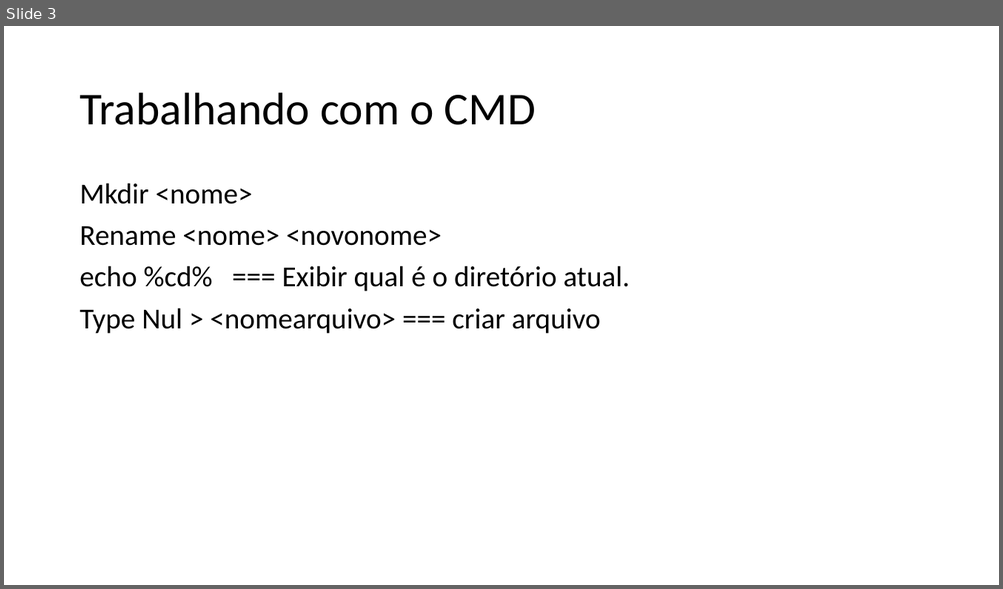
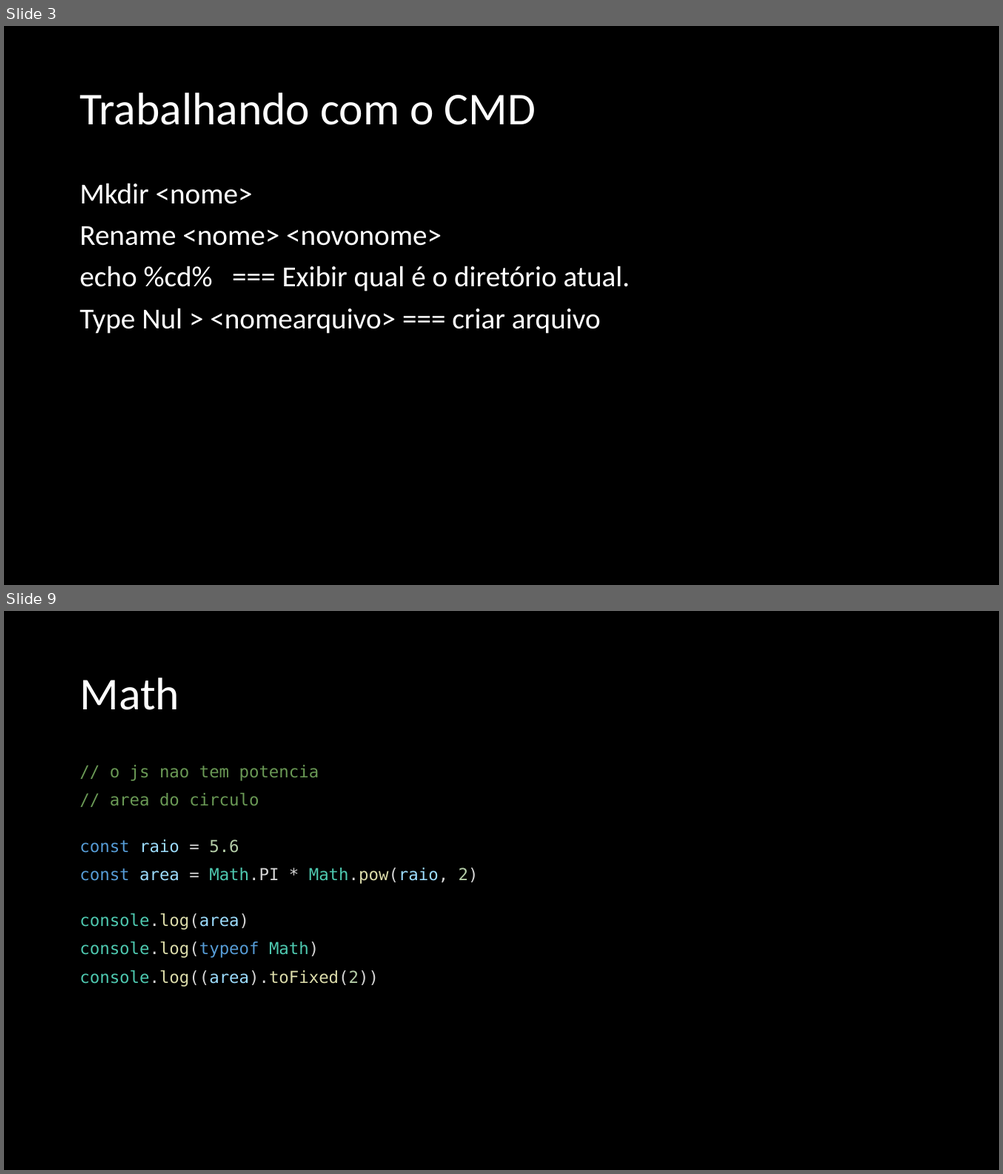
Before and after one commit to cesarfois/Curso_Udemy_Web_JS_COD3R, a slide deck: COD3R.pptx. Shown one above the other, each under a label of ours: slide 3 before the commit, slides 3 and 9 after it; the slides between them are not shown. The pictures are 1003x589 and 1003x1174 pixels, drawn with LibreOffice and Linux fonts; fonts in the diff are those of the drawing. Boxes give left, top, right and bottom in pixels: in the first picture for what was removed or moved away, otherwise in the second. Text is boxed around its words. In the diff, an @@ line names an element or a change of style, - is before the commit and + after.

```diff
--- a/COD3R.pptx
+++ b/COD3R.pptx
@@ slide 9 added at box(4, 611, 999, 1170), background #000000 @@
@@ title added at box(79, 678, 179, 710), 44 pt, text #FFFFFF @@
+Math
@@ text added at box(79, 765, 478, 987), 16 pt, text #6A9955 @@
+// o js nao tem potencia
+// area do circulo
+const raio = 5.6
+const area = Math.PI * Math.pow(raio, 2)
+console.log(area)
+console.log(typeof Math)
+console.log((area).toFixed(2))
@@ slide 3 changed as well @@
@@ background #FFFFFF to #000000 @@
@@ title "Trabalhando com o CMD" at box(79, 93, 535, 125): text colour #000000 to #FFFFFF @@
@@ text "Mkdir <nome>" at box(79, 183, 630, 334): text colour #000000 to #FFFFFF @@
```
Also in this commit, not shown: 2 other slides changed, 23 other slides added, 37 other files.
